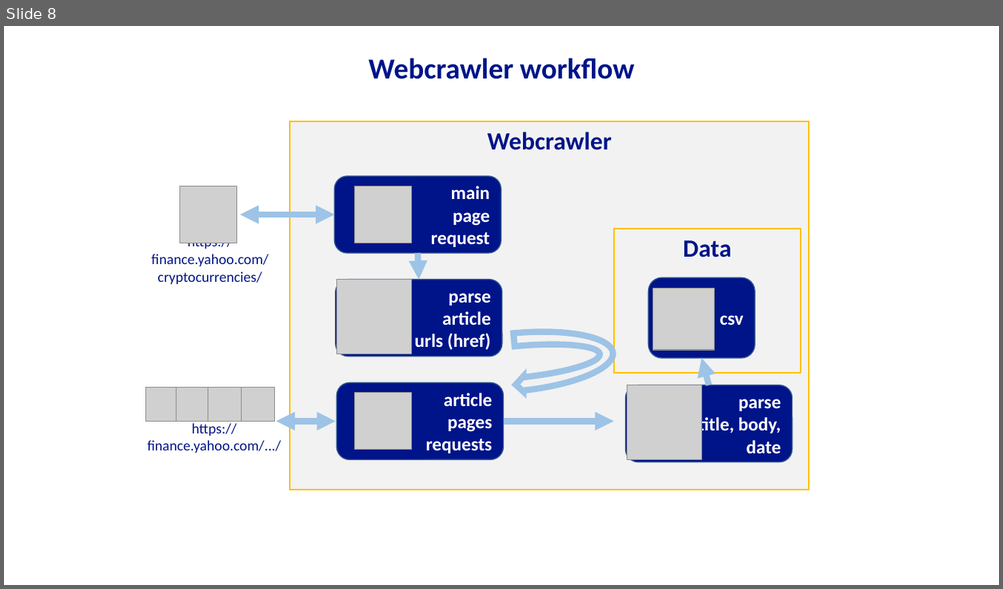
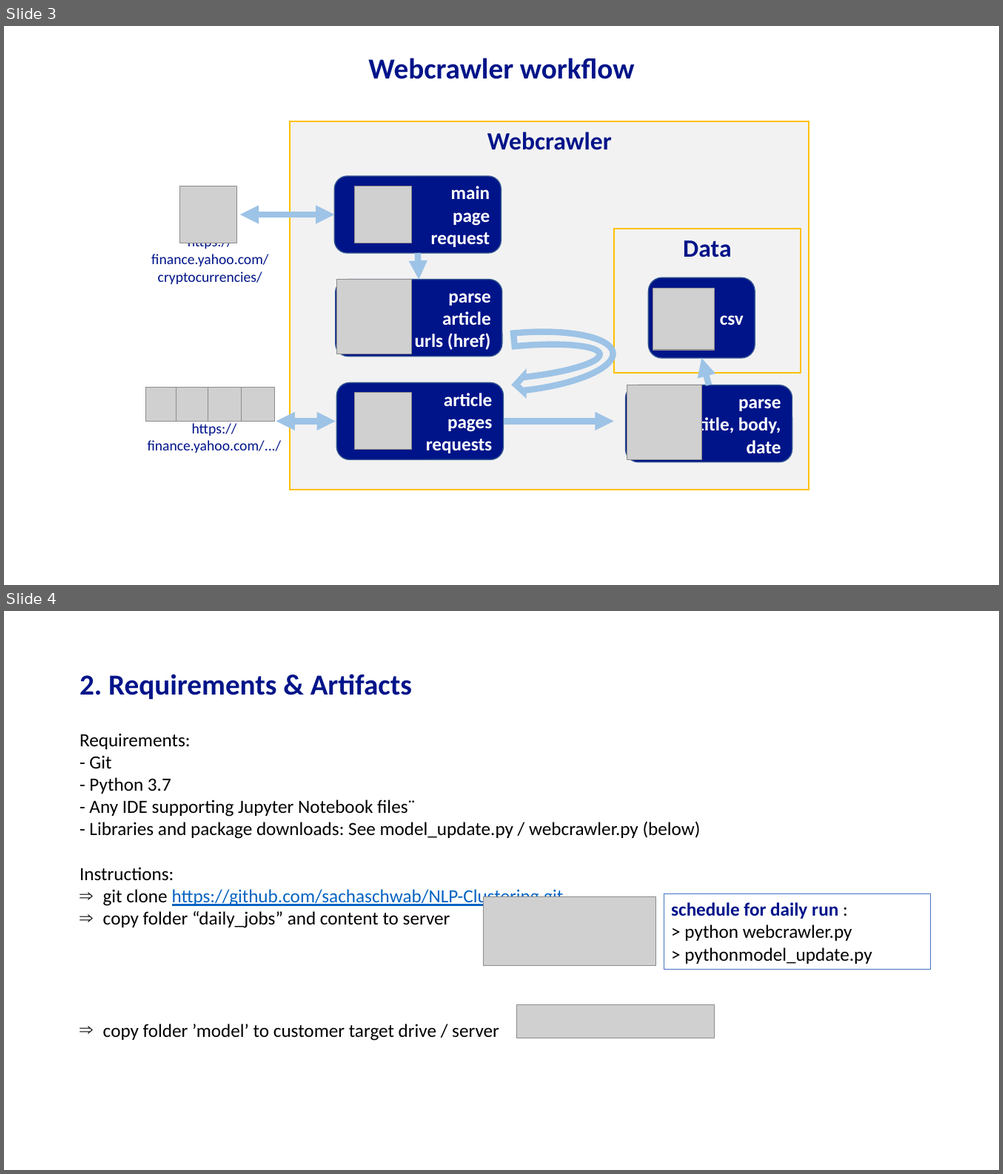
Before and after one commit to sachaschwab/NLP-Clustering, a slide deck: submission/A3_DocumentNumber_4_sacha_schwab.pptx. Shown one above the other, each under a label of ours: slide 8 before the commit, slides 3 and 4 after it. The pictures are 1003x589 and 1003x1174 pixels, drawn with LibreOffice and Linux fonts; fonts in the diff are those of the drawing; grey boxes stand for pictures. Boxes give left, top, right and bottom in pixels: in the first picture for what was removed or moved away, otherwise in the second. Text is boxed around its words. In the diff, an @@ line names an element or a change of style, - is before the commit and + after.

```diff
--- a/submission/A3_DocumentNumber_4_sacha_schwab.pptx
+++ b/submission/A3_DocumentNumber_4_sacha_schwab.pptx
@@ slide 4 added at [4,611,999,1170], background #FFFFFF @@
@@ text added at [79,674,412,699], 28 pt, text #001489, bold @@
+2. Requirements & Artifacts
@@ text added at [79,733,700,1041], 18 pt, text #000000 @@
+Requirements:
+- Git
+- Python 3.7
+- Any IDE supporting Jupyter Notebook files¨
+- Libraries and package downloads: See model_update.py / webcrawler.py (below)
+Instructions:
+⇒ git clone https://github.com/sachaschwab/NLP-Clustering.git
+⇒ copy folder “daily_jobs” and content to server
+⇒ copy folder ’model’ to customer target drive / server
@@ picture added at [483,897,656,966] @@
@@ rectangle added at [663,894,930,969], outline #4472C4 0.75 pt, 18 pt, text #000000 @@
+schedule for daily run :
+> python webcrawler.py
+> pythonmodel_update.py
@@ picture added at [517,1005,714,1039] @@
@@ what was slide 8 is now slide 3 @@
```
Also in this commit, not shown: 1 slide changed, 1 slide removed, 10 other files.
